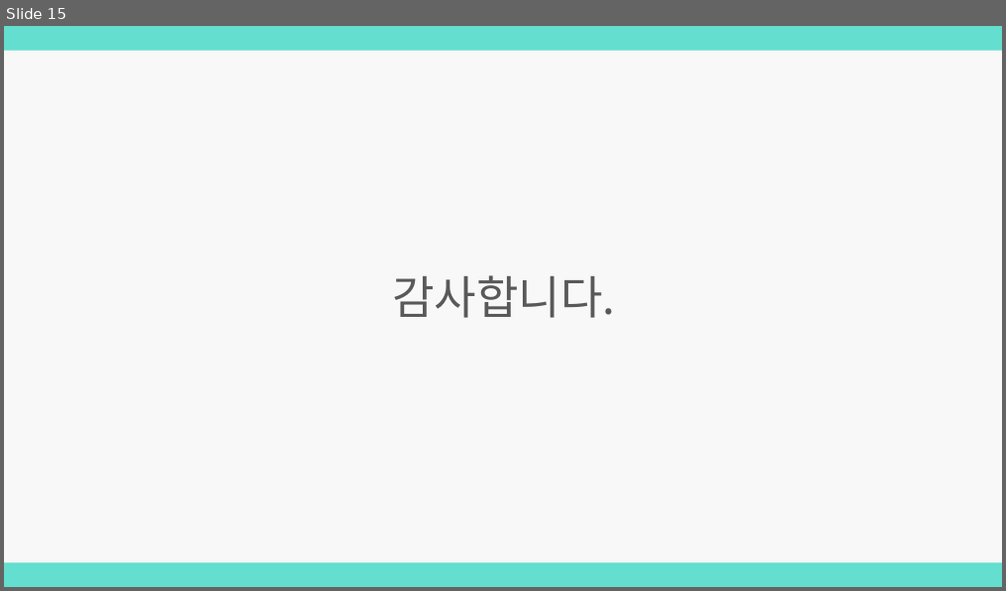
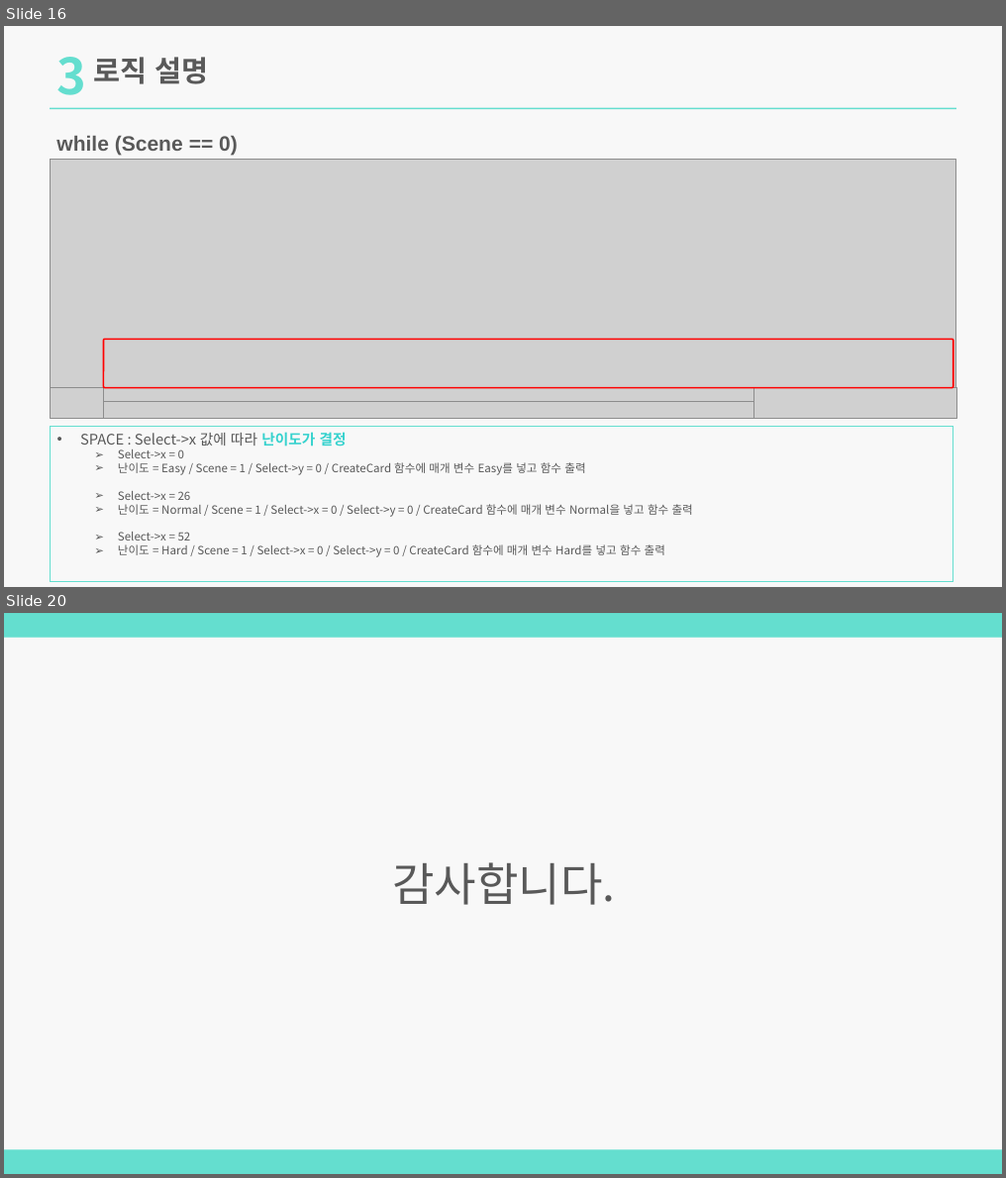
Before and after one commit to lim7635/MatchCard, a slide deck: MatchCard.pptx. Shown one above the other, each under a label of ours: slide 15 before the commit, slides 16 and 20 after it; the slides between them are not shown. The pictures are 1006x591 and 1006x1178 pixels, drawn with LibreOffice and Linux fonts; fonts in the diff are those of the drawing; grey boxes stand for pictures. Boxes give left, top, right and bottom in pixels: in the first picture for what was removed or moved away, otherwise in the second. Text is boxed around its words. In the diff, an @@ line names an element or a change of style, - is before the commit and + after.

Commit message:
2024.02.25 로직 설명 추가
while (Scene == 0) & Countdown();

```diff
--- a/MatchCard.pptx
+++ b/MatchCard.pptx
@@ slide 16 added at [4,26,1002,587], background #F2F2F2 at 50% opacity @@
@@ text added at [57,57,87,95], 48 pt, text #64DECF, bold @@
+3
@@ text added at [93,57,209,84], 28 pt, text #595959, bold @@
+로직 설명
@@ rectangle added at [50,107,956,109], fill #64DECF @@
@@ text added at [56,136,238,155], 20 pt, text #595959, bold @@
+while (Scene == 0)
@@ rounded rectangle added at [104,339,953,387], outline #FF0000 1.5 pt @@
@@ group added at [50,159,957,419]: 5 pictures @@
@@ rectangle added at [50,427,953,582], outline #64DECF 1 pt, 11 pt, text #595959 @@
+• SPACE : Select->x 값에 따라 난이도가 결정
+  ➢ Select->x = 0
+  ➢ 난이도 = Easy / Scene = 1 / Select->y = 0 / CreateCard 함수에 매개 변수 Easy를 넣고 함수 출력
+  ➢ Select->x = 26
+  ➢ 난이도 = Normal / Scene = 1 / Select->x = 0 / Select->y = 0 / CreateCard 함수에 매개 변수 Normal을 넣고 함수 출력
+  ➢ Select->x = 52
+  ➢ 난이도 = Hard / Scene = 1 / Select->x = 0 / Select->y = 0 / CreateCard 함수에 매개 변수 Hard를 넣고 함수 출력
@@ what was slide 15 is now slide 20 @@
```
Also in this commit, not shown: 8 slides changed, 10 other slides added, 6 slides removed, 8 other files.
